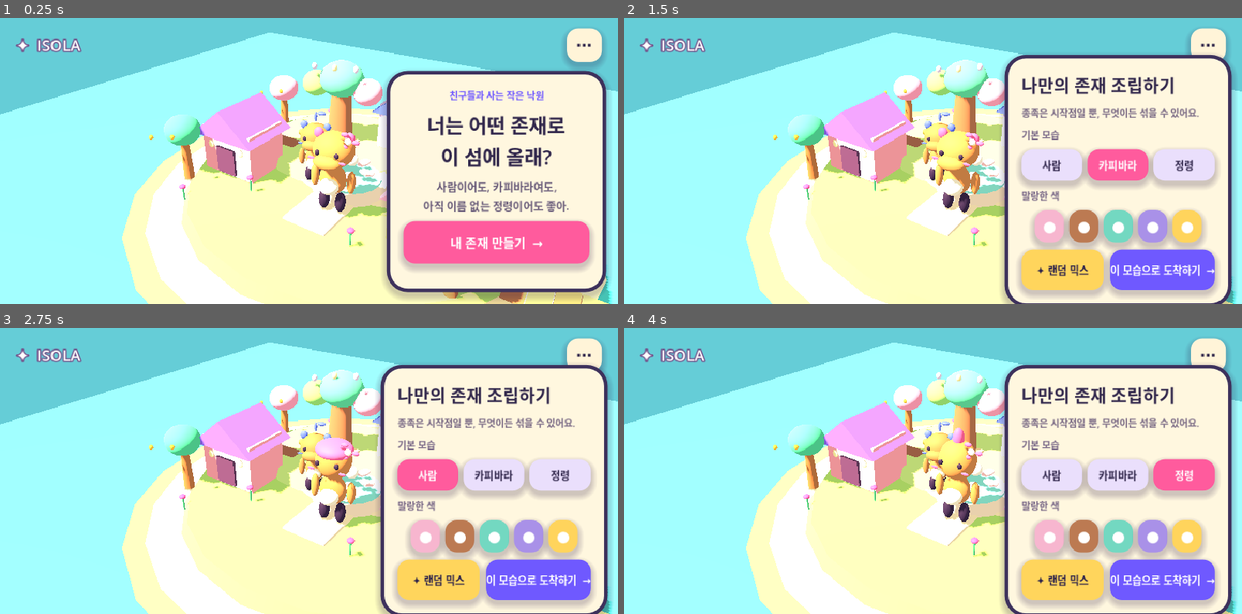
Above: before the commit, frames 1-4 (two rows, left to right).
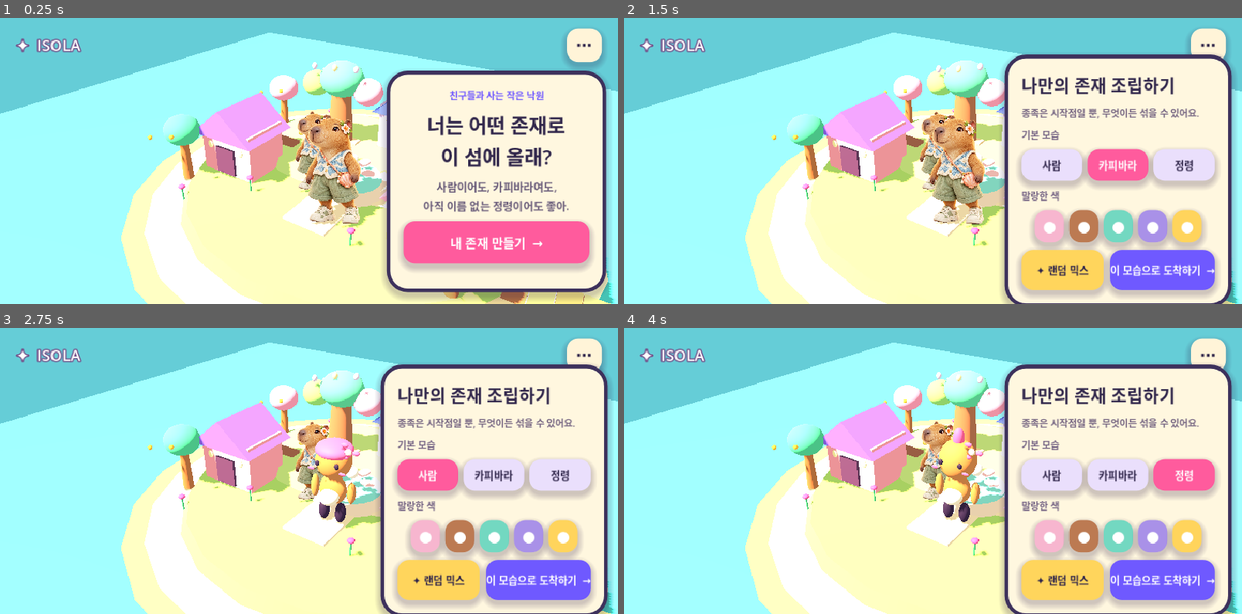
Above: after the commit, the same moments.

Repository: summervilla99/isola_project
Game: Godot game, scene res://scenes/main.tscn
Same seed, same stepped clock (60 frames per second), same inputs: the game is played once before the commit and once after it.
Inputs:
- Up to frame 1 (0.25 s): no input
- Up to frame 2 (1.5 s): click "⋯" at 0.5 s; click "내 존재 만들기 →" at 1.25 s
- Up to frame 3 (2.75 s): click "사람" at 2 s
- Up to frame 4 (4 s): click "카피바라" at 2.75 s; click "정령" at 3.5 s

The runs differ from the first frame. In frame 1, 5.7% of the frame differs, in the area x 0-100%, y 5-100%; in frame 2, 5.6%; in frame 3, 3.3%; in frame 4, 3.3%.

Commit message:
feat: add high fidelity capybara hero sprite

Diff:
--- a/game/project.godot
+++ b/game/project.godot
@@ -23,6 +23,7 @@
 window/size/window_width_override=844
 window/size/window_height_override=390
 window/stretch/mode="canvas_items"
+window/stretch/aspect="expand"
 window/handheld/orientation=0
 
 [input]
--- a/game/scripts/avatar_doll.gd
+++ b/game/scripts/avatar_doll.gd
@@ -9,6 +9,7 @@
 var _left_leg: MeshInstance3D
 var _right_leg: MeshInstance3D
 var _body_root: Node3D
+var _hero_sprite: Sprite3D
 
 func _ready() -> void:
 	rebuild()
@@ -24,6 +25,21 @@
 	_body_root = Node3D.new()
 	_body_root.name = "DollBody"
 	add_child(_body_root)
+	_hero_sprite = null
+	if config.species == &"capybara":
+		var hero_texture := load("res://assets/capybara_hero.png") as Texture2D
+		if hero_texture:
+			_hero_sprite = Sprite3D.new()
+			_hero_sprite.name = "HeroSprite"
+			_hero_sprite.texture = hero_texture
+			_hero_sprite.pixel_size = 0.00205
+			_hero_sprite.position = Vector3(0, 1.38, 0)
+			_hero_sprite.billboard = BaseMaterial3D.BILLBOARD_ENABLED
+			_hero_sprite.shaded = false
+			_hero_sprite.alpha_cut = SpriteBase3D.ALPHA_CUT_DISCARD
+			_hero_sprite.texture_filter = BaseMaterial3D.TEXTURE_FILTER_LINEAR_WITH_MIPMAPS
+			_body_root.add_child(_hero_sprite)
+			return
 
 	var body_material := _material(config.body_color, 0.72)
 	var accent_material := _material(config.accent_color, 0.66)
@@ -64,6 +80,10 @@
 	if not is_instance_valid(_body_root):
 		return
 	_body_root.position.y = sin(_time * (7.0 if walking else 2.2)) * (0.035 if walking else 0.018)
+	if is_instance_valid(_hero_sprite):
+		_hero_sprite.position.x = sin(_time * (8.0 if walking else 1.8)) * (0.025 if walking else 0.008)
+		_hero_sprite.scale.x = 1.0 + (0.018 if walking else 0.0) * sin(_time * 8.0)
+		return
 	var swing := sin(_time * 8.0) * 0.48 if walking else sin(_time * 1.8) * 0.04
 	if is_instance_valid(_left_arm):
 		_left_arm.rotation.x = swing
--- a/game/tests/test_avatar_config.gd
+++ b/game/tests/test_avatar_config.gd
@@ -12,5 +12,9 @@
 	var serialized := config.to_dictionary()
 	assert(serialized.species == "human")
 	assert(serialized.has("accessory"))
+	var capybara := AvatarDoll.new()
+	root.add_child(capybara)
+	await process_frame
+	assert(capybara.get_node_or_null("DollBody/HeroSprite") != null)
 	print("AvatarConfig tests passed")
 	quit(0)
Binary file added: game/assets/capybara_hero.png
Not shown, changed: docs/STATUS.ko.md
Not shown, changed: game/README.md
